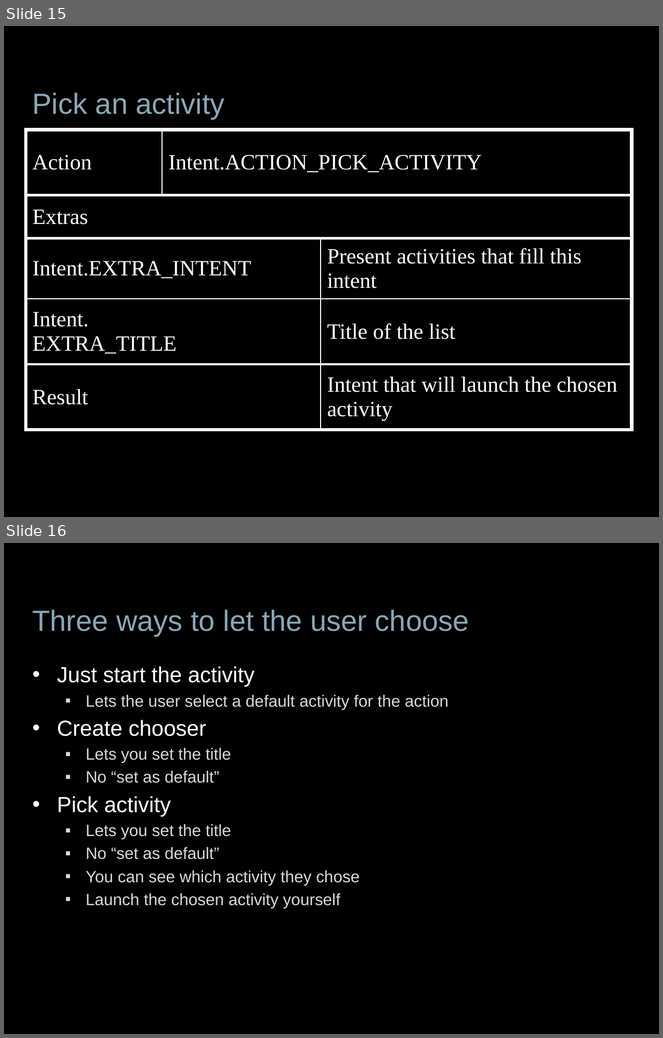
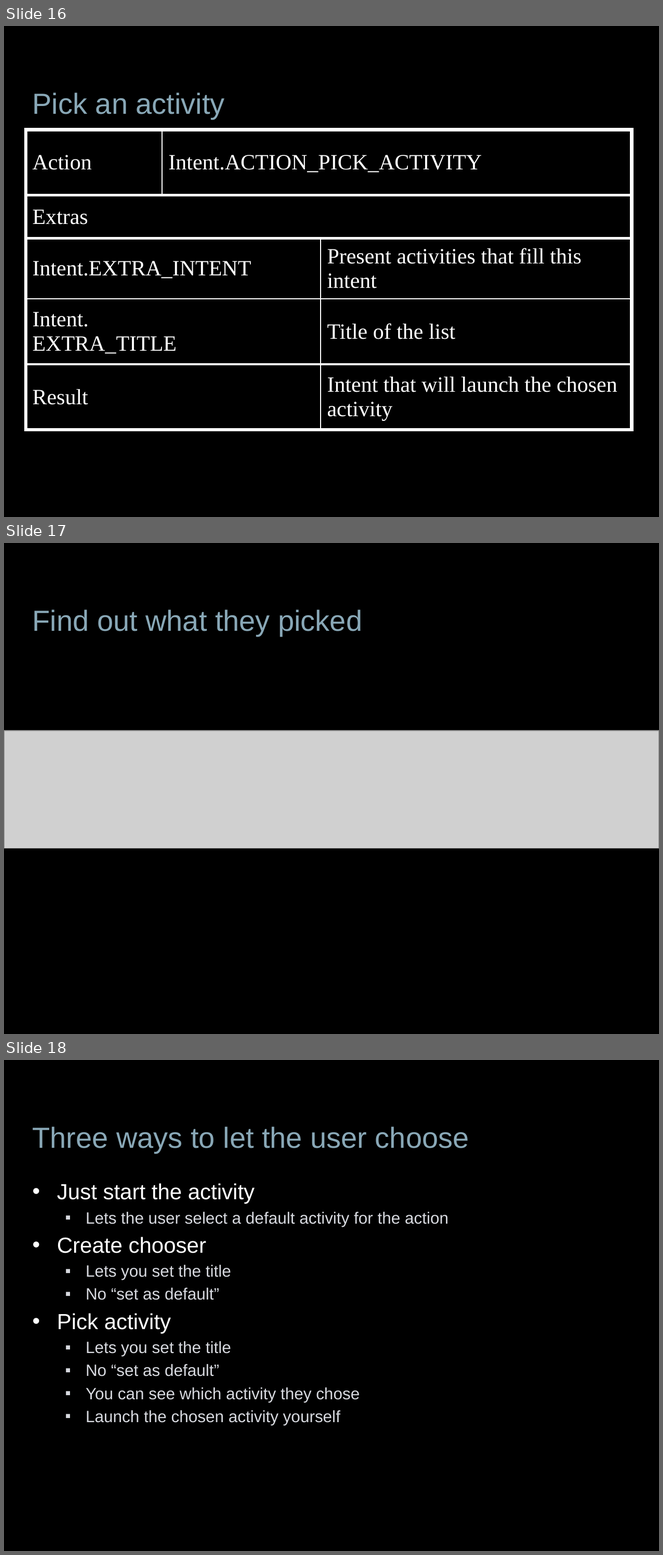
Before and after one commit to jessitron/Tronsmit, a slide deck: presentations/DevTeach-Intents.pptx. Shown one above the other, each under a label of ours: slides 15 and 16 before the commit, slides 16, 17 and 18 after it. The pictures are 663x1038 and 663x1555 pixels, drawn with LibreOffice and Linux fonts; fonts in the diff are those of the drawing; grey boxes stand for pictures; background and template pictures are left out. Boxes give left, top, right and bottom in pixels: in the first picture for what was removed or moved away, otherwise in the second. Text is boxed around its words. In the diff, an @@ line names an element or a change of style, - is before the commit and + after.

```diff
--- a/presentations/DevTeach-Intents.pptx
+++ b/presentations/DevTeach-Intents.pptx
@@ slide 17 added at (x1=4, y1=543, x2=659, y2=1034), background picture (left out) @@
@@ title added at (x1=33, y1=610, x2=362, y2=637), 32 pt, text #89A8B7 @@
+Find out what they picked
@@ picture added at (x1=4, y1=731, x2=659, y2=849) @@
@@ what was slide 15 is now slide 16 @@
@@ what was slide 16 is now slide 18 @@
```
Also in this commit, not shown: 3 slides changed, 2 other slides added, 1 slide removed, 9 other files.
